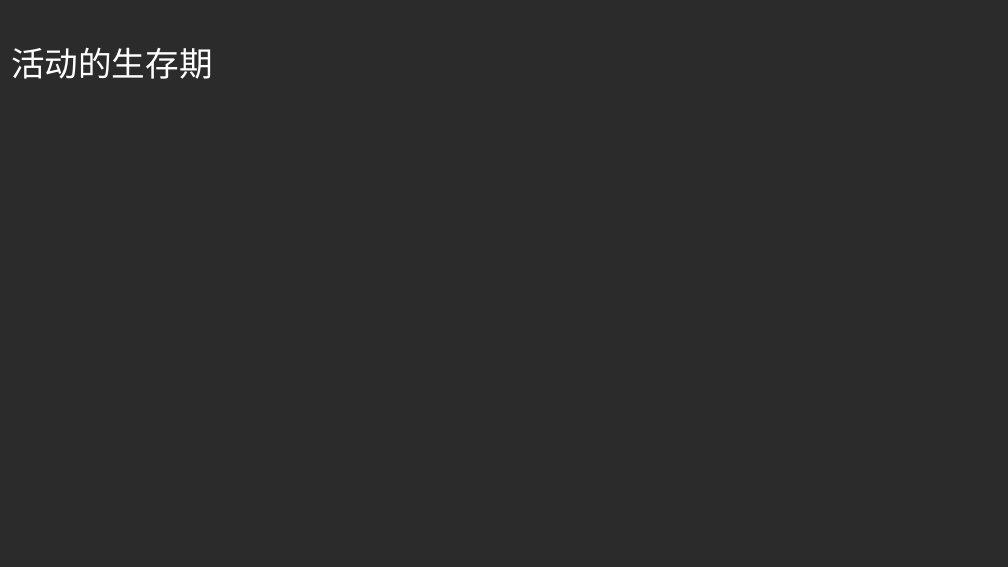
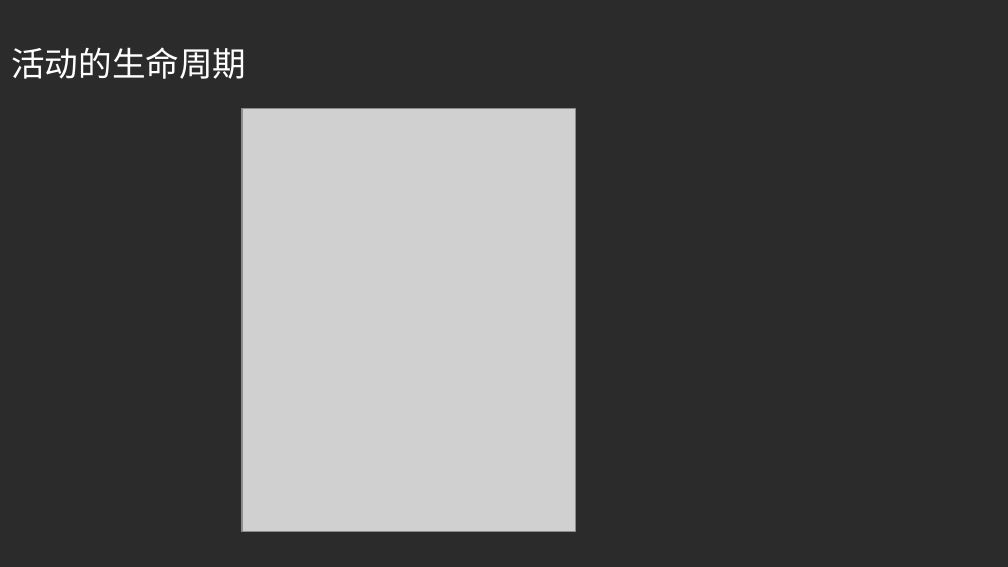
Before and after one commit to guoyang123/androidppt, a slide deck: slide 30 of 第二章探究活动/探究活动Activity.ppt (slide 21 before the commit). Drawn at 1008x567 pixels with LibreOffice and Linux fonts; fonts in the diff are those of the drawing; grey boxes stand for pictures; background and template pictures are left out; a plain dark background stands for a picture behind light text. Boxes give left, top, right and bottom in pixels: in the first picture for what was removed or moved away, otherwise in the second. Text is boxed around its words. In the diff, an @@ line names an element or a change of style, - is before the commit and + after.

```diff
--- a/第二章探究活动/探究活动Activity.ppt
+++ b/第二章探究活动/探究活动Activity.ppt
@@ text at box(11, 47, 246, 79): text changed @@
-活动的生存期
+活动的生命周期
@@ picture added at box(242, 109, 576, 532) @@
```
Also in this commit, not shown: 9 other slides changed, 22 slides added, 12 slides removed.
